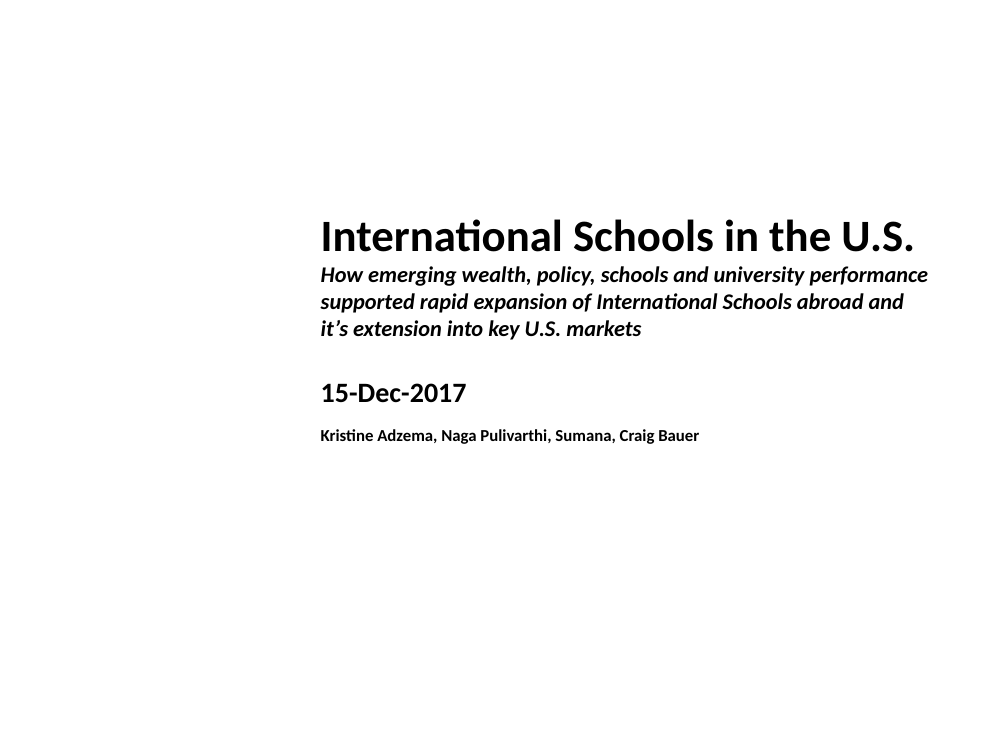
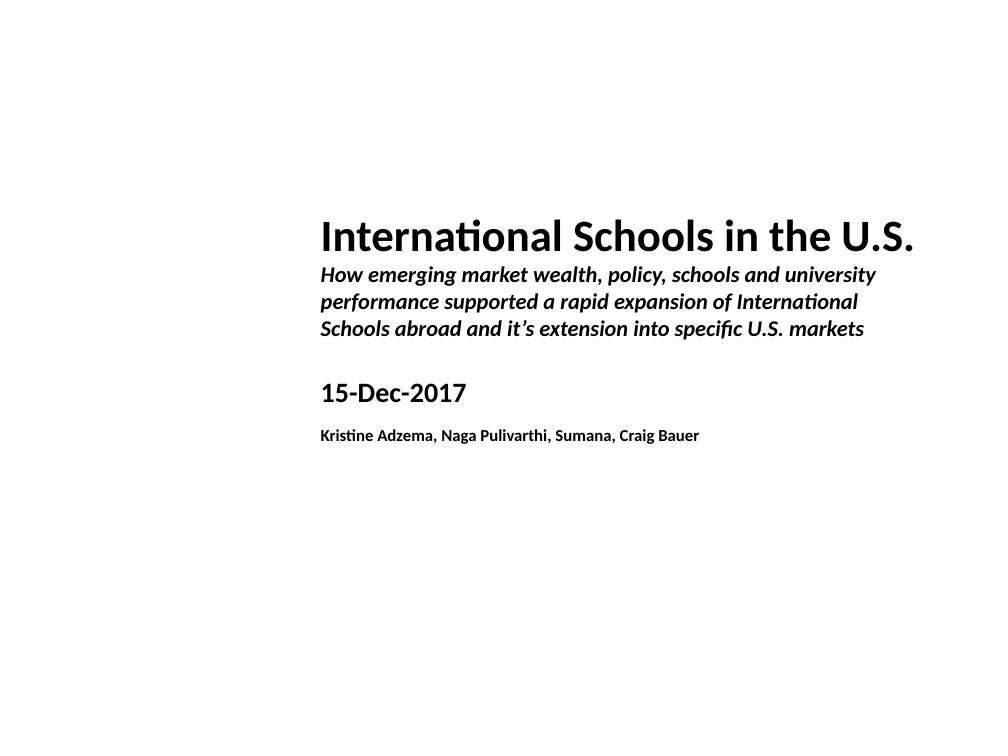
Before and after one commit to kadzema/InternationalSchoolsUS, a slide deck: slide 1 of PowerPoint/International_Schools_DRAFT 13122017.pptx. Drawn at 1008x756 pixels with LibreOffice and Linux fonts; fonts in the diff are those of the drawing; background and template pictures are left out. Boxes give left, top, right and bottom in pixels: in the first picture for what was removed or moved away, otherwise in the second. Text is boxed around its words. In the diff, an @@ line names an element or a change of style, - is before the commit and + after.

```diff
--- a/PowerPoint/International_Schools_DRAFT 13122017.pptx
+++ b/PowerPoint/International_Schools_DRAFT 13122017.pptx
@@ text at [321,266,876,340]: text changed @@
-How emerging wealth, policy, schools and university performance supported rapid expansion of International Schools abroad and it’s extension into key U.S. markets
+How emerging market wealth, policy, schools and university performance supported a rapid expansion of International Schools abroad and it’s extension into specific U.S. markets
```
Also in this commit, not shown: 11 other slides changed, 2 other files.
